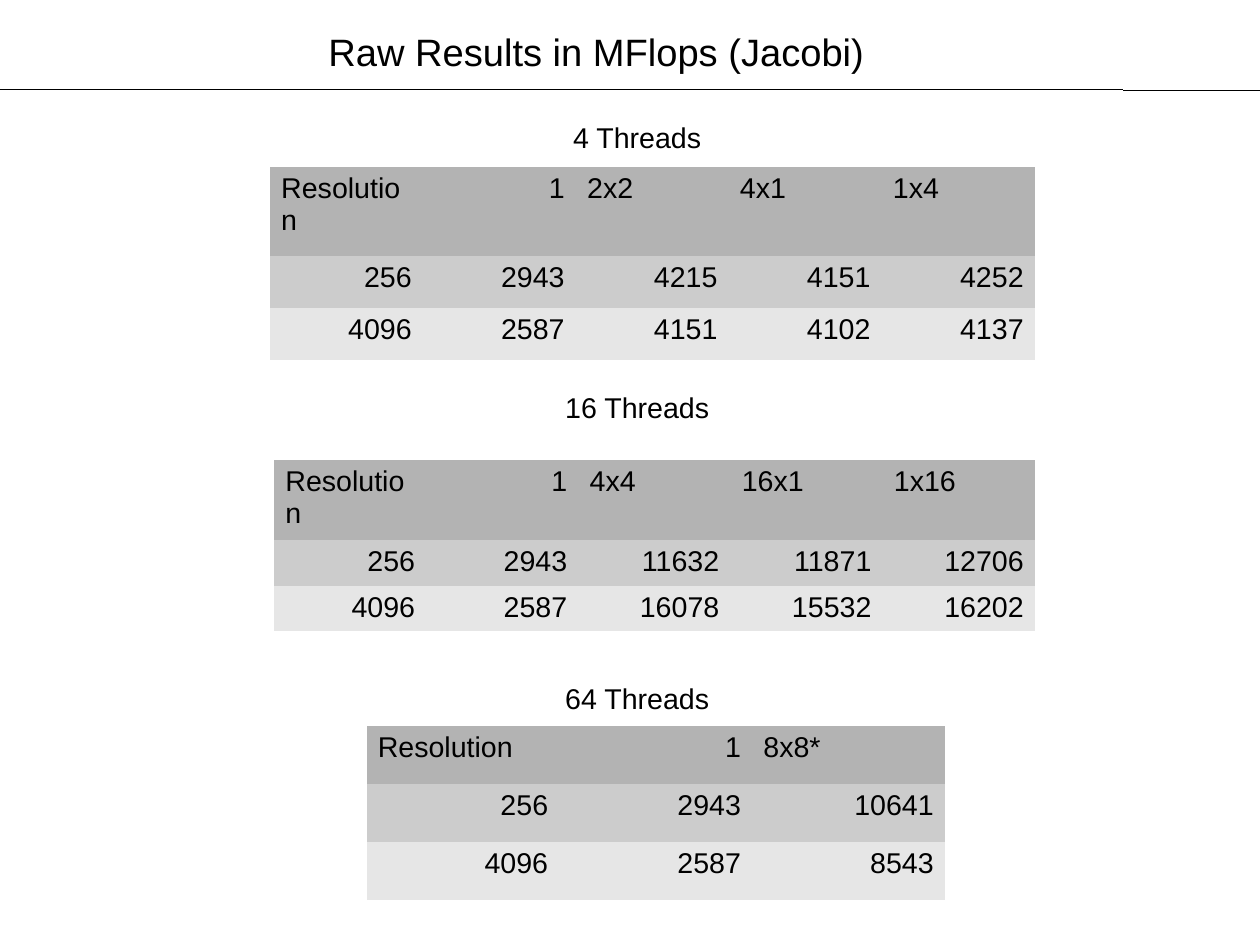
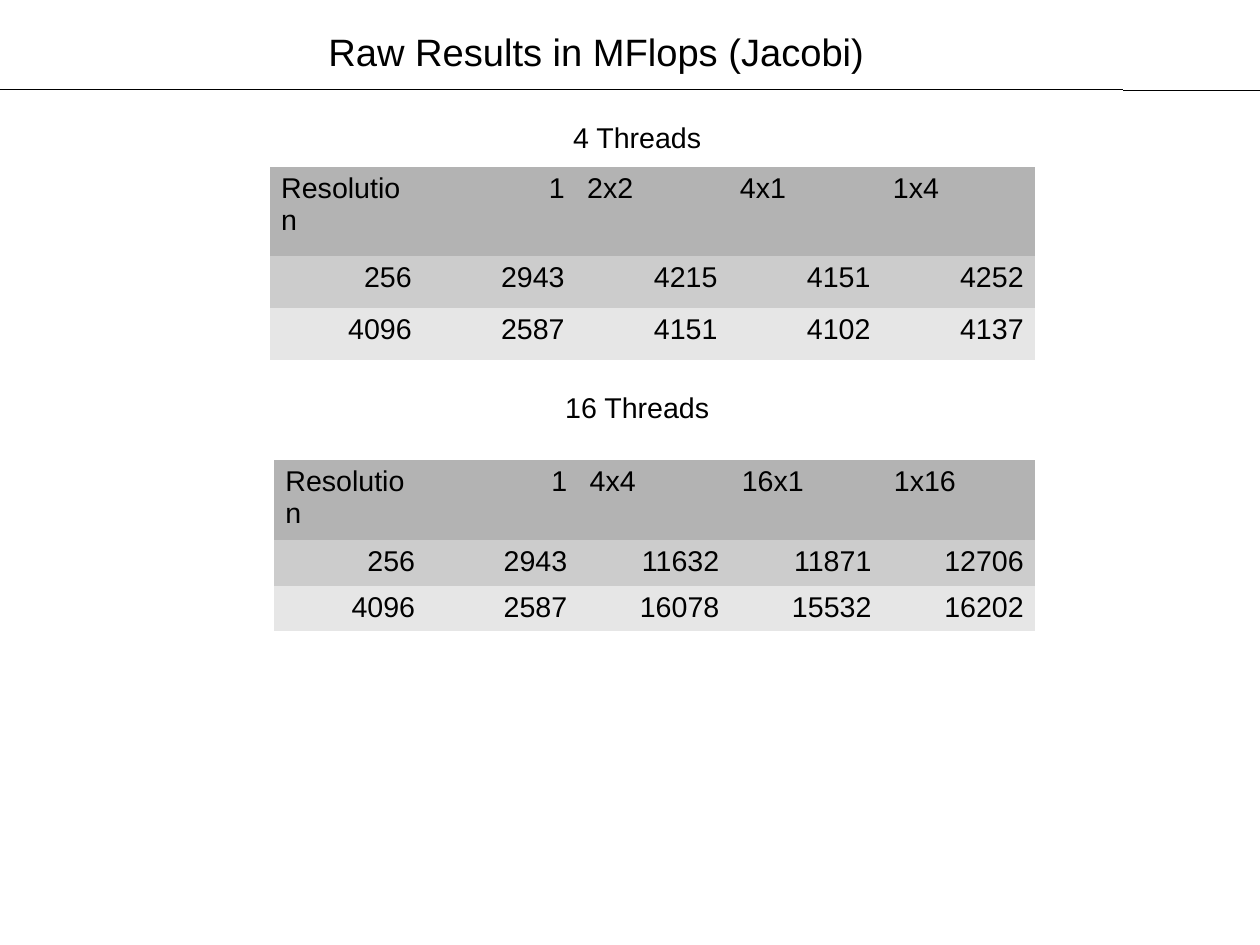
Before and after one commit to gauravk-in/supercomputer_lab, a slide deck: slide 9 of Presentation/presentation4.odp. Drawn at 1260x945 pixels with LibreOffice and Linux fonts; fonts in the diff are those of the drawing. Boxes give left, top, right and bottom in pixels: in the first picture for what was removed or moved away, otherwise in the second. Text is boxed around its words. In the diff, an @@ line names an element or a change of style, - is before the commit and + after.

```diff
--- a/Presentation/presentation4.odp
+++ b/Presentation/presentation4.odp
@@ text removed at [565,688,709,710] @@
-64 Threads
@@ table removed at [367,726,947,900], 3 rows, 3 columns @@
-Resolution | 1 | 8x8*
-256 | 2943 | 10641
-4096 | 2587 | 8543
```
Also in this commit, not shown: 1 other slide changed, 10 other files.
